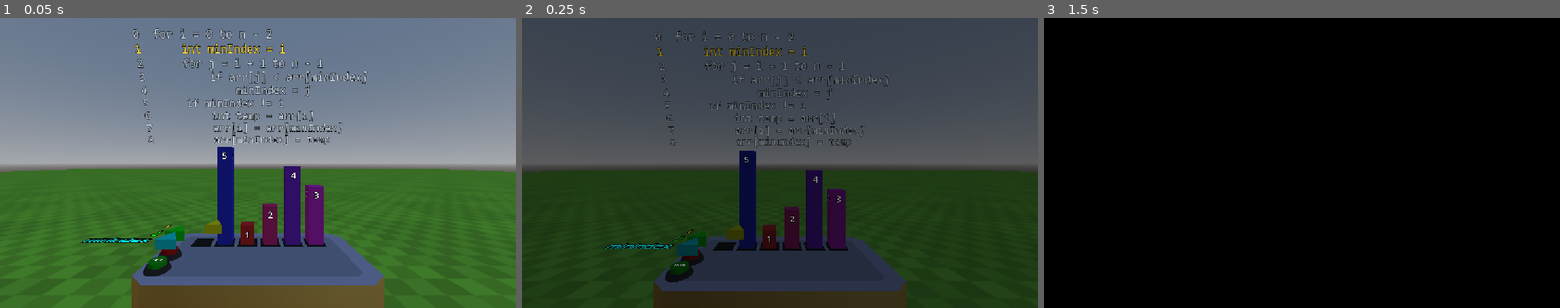
Above: before the commit, frames 1-3 (left to right).
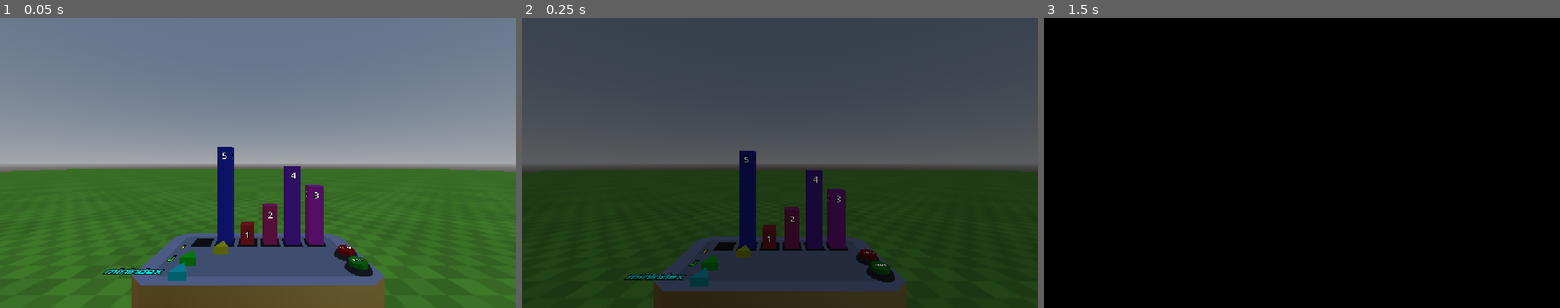
Above: after the commit, the same moments.

Repository: FlashCanBuild/SortingVR
Game: Godot game, scene res://scenes/main.tscn
The game is run twice, just before and just after one commit, with the same random seed, the same clock (stepped at 60 frames per second) and the same inputs.
Inputs (mouse positions are in pixels of both pictures, inside the frame that each line leads up to):
- Up to frame 1 (0.05 s): no input
- Up to frame 2 (0.25 s): no input
- Up to frame 3 (1.5 s): tap Enter (ui_accept) at 0.5, 0.77, 1.07, 1.25 s; move the mouse to (1415, 148) at 0.52 s; hold Right (ui_right) 0.53-1.25 s; click (1415, 148) at 0.67 s; drag from (1198, 177) to (1276, 221) at 1.27 s

The runs differ from the first frame. In frame 1, 4.7% of the frame differs, in the area x 15-73%, y 3-91%; in frame 2, 4.1%; in frame 3, nothing differs.

Commit message:
floating pseudocode panel among other slider fixes

Diff:
--- /dev/null
+++ b/game/scenes/FloatingPanel.tscn
@@ -0,0 +1,29 @@
+[gd_scene format=3 uid="uid://ckxx8x0g4dbb3"]
+
+[ext_resource type="PackedScene" uid="uid://c8l60rnugru40" path="res://addons/godot-xr-tools/objects/pickable.tscn" id="1_158do"]
+[ext_resource type="Script" uid="uid://pyxdhd03rt28" path="res://scripts/ui/FloatingPanel.gd" id="2_vd4ox"]
+[ext_resource type="PackedScene" uid="uid://clujaf3u776a3" path="res://addons/godot-xr-tools/objects/viewport_2d_in_3d.tscn" id="3_vd4ox"]
+
+[sub_resource type="BoxShape3D" id="BoxShape3D_158do"]
+size = Vector3(3.007, 1.984, 0.001)
+
+[node name="FloatingPanel" unique_id=1706569191 node_paths=PackedStringArray("display", "body_shape") instance=ExtResource("1_158do")]
+collision_mask = 1
+gravity_scale = 0.0
+linear_damp = 1.5
+angular_damp = 3.0
+script = ExtResource("2_vd4ox")
+content_scene = null
+resolution = Vector2(1152, 648)
+width = 1.2
+thickness = 0.03
+display = NodePath("Display")
+body_shape = NodePath("CollisionShape3D")
+
+[node name="CollisionShape3D" parent="." index="0"]
+shape = SubResource("BoxShape3D_158do")
+
+[node name="Display" parent="." index="1" unique_id=414751920 instance=ExtResource("3_vd4ox")]
+transparent = 1
+unshaded = true
+scene_properties_keys = PackedStringArray()
--- a/game/scenes/PseudocodeBoard.tscn
+++ /dev/null
@@ -1,104 +0,0 @@
-[gd_scene format=3 uid="uid://b5l050stkv4v2"]
-
-[ext_resource type="Script" uid="uid://cp3x2fsc2ohni" path="res://scripts/ui/PseudocodeBoard.gd" id="1_s4lqp"]
-[ext_resource type="FontFile" uid="uid://b4sffrp8vc8qc" path="res://assets/fonts/CONSOLA.TTF" id="2_ihax8"]
-
-[node name="PseudocodeBoard" type="Node3D" unique_id=1050903606 node_paths=PackedStringArray("line_labels")]
-script = ExtResource("1_s4lqp")
-line_labels = [NodePath("CodeLabel"), NodePath("CodeLabel2"), NodePath("CodeLabel3"), NodePath("CodeLabel4"), NodePath("CodeLabel5"), NodePath("CodeLabel6"), NodePath("CodeLabel7"), NodePath("CodeLabel8"), NodePath("CodeLabel9"), NodePath("CodeLabel10"), NodePath("CodeLabel11"), NodePath("CodeLabel12")]
-
-[node name="CodeLabel" type="Label3D" parent="." unique_id=252320719]
-transform = Transform3D(1, 0, 0, 0, 1, 0, 0, 0, 1, 1.4901161e-08, -2.4214387e-08, 0)
-text = "Hello, this is a sample line!"
-font = ExtResource("2_ihax8")
-outline_size = 4
-horizontal_alignment = 0
-vertical_alignment = 0
-
-[node name="CodeLabel2" type="Label3D" parent="." unique_id=596339358]
-transform = Transform3D(1, 0, 0, 0, 1, 0, 0, 0, 1, 1.4901161e-08, -0.17500004, 0)
-text = "Console.WriteLine(\"Hello World!\");"
-font = ExtResource("2_ihax8")
-outline_size = 4
-horizontal_alignment = 0
-vertical_alignment = 0
-
-[node name="CodeLabel3" type="Label3D" parent="." unique_id=794389282]
-transform = Transform3D(1, 0, 0, 0, 1, 0, 0, 0, 1, 1.4901161e-08, -0.35000002, 0)
-text = "System.out.println(\"Hello World\");"
-font = ExtResource("2_ihax8")
-outline_size = 4
-horizontal_alignment = 0
-vertical_alignment = 0
-
-[node name="CodeLabel4" type="Label3D" parent="." unique_id=1290684987]
-transform = Transform3D(1, 0, 0, 0, 1, 0, 0, 0, 1, 0, -0.525, 0)
-text = "print(\"Hello World!\");"
-font = ExtResource("2_ihax8")
-outline_size = 4
-horizontal_alignment = 0
-vertical_alignment = 0
-
-[node name="CodeLabel5" type="Label3D" parent="." unique_id=760988068]
-transform = Transform3D(1, 0, 0, 0, 1, 0, 0, 0, 1, 0, -0.7, 0)
-text = "printf(\"Hello World!\");"
-font = ExtResource("2_ihax8")
-outline_size = 4
-horizontal_alignment = 0
-vertical_alignment = 0
-
-[node name="CodeLabel6" type="Label3D" parent="." unique_id=621827168]
-transform = Transform3D(1, 0, 0, 0, 1, 0, 0, 0, 1, 0, -0.875, 0)
-text = "cout << \"Hello World!\" << std::endl;"
-font = ExtResource("2_ihax8")
-outline_size = 4
-horizontal_alignment = 0
-vertical_alignment = 0
-
-[node name="CodeLabel7" type="Label3D" parent="." unique_id=1667736456]
-transform = Transform3D(1, 0, 0, 0, 1, 0, 0, 0, 1, 0, -1.05, 0)
-text = "console.log(\"Hello World!\");"
-font = ExtResource("2_ihax8")
-outline_size = 4
-horizontal_alignment = 0
-vertical_alignment = 0
-
-[node name="CodeLabel8" type="Label3D" parent="." unique_id=1552607929]
-transform = Transform3D(1, 0, 0, 0, 1, 0, 0, 0, 1, 0, -1.225, 0)
-text = "public static void main(String[] args)"
-font = ExtResource("2_ihax8")
-outline_size = 4
-horizontal_alignment = 0
-vertical_alignment = 0
-
-[node name="CodeLabel9" type="Label3D" parent="." unique_id=1260721465]
-transform = Transform3D(1, 0, 0, 0, 1, 0, 0, 0, 1, 0, -1.4, 0)
-text = "int main(int argc, char** argv)"
-font = ExtResource("2_ihax8")
-outline_size = 4
-horizontal_alignment = 0
-vertical_alignment = 0
-
-[node name="CodeLabel10" type="Label3D" parent="." unique_id=1621161864]
-transform = Transform3D(1, 0, 0, 0, 1, 0, 0, 0, 1, 0, -1.575, 0)
-text = "function main(int argc, string[] args)"
-font = ExtResource("2_ihax8")
-outline_size = 4
-horizontal_alignment = 0
-vertical_alignment = 0
-
-[node name="CodeLabel11" type="Label3D" parent="." unique_id=2002127967]
-transform = Transform3D(1, 0, 0, 0, 1, 0, 0, 0, 1, 0, -1.75, 0)
-text = "bash runTests.sh -f \"Writer's Block\""
-font = ExtResource("2_ihax8")
-outline_size = 4
-horizontal_alignment = 0
-vertical_alignment = 0
-
-[node name="CodeLabel12" type="Label3D" parent="." unique_id=1918304198]
-transform = Transform3D(1, 0, 0, 0, 1, 0, 0, 0, 1, 0, -1.925, 0)
-text = "More text, blah blah blah blah"
-font = ExtResource("2_ihax8")
-outline_size = 4
-horizontal_alignment = 0
-vertical_alignment = 0
--- /dev/null
+++ b/game/scenes/PseudocodePanel.tscn
@@ -0,0 +1,26 @@
+[gd_scene format=3 uid="uid://b5l050stkv4v2"]
+
+[ext_resource type="Script" uid="uid://cp3x2fsc2ohni" path="res://scripts/ui/PseudocodePanel.gd" id="1_s4lqp"]
+
+[sub_resource type="StyleBoxFlat" id="StyleBoxFlat_kqfgo"]
+bg_color = Color(0, 0, 0, 0.49803922)
+border_width_left = 4
+border_width_top = 4
+border_width_right = 4
+border_width_bottom = 4
+border_color = Color(0, 0, 0, 0.78431374)
+border_blend = true
+
+[node name="PseudocodePanel" type="PanelContainer" unique_id=450814662 node_paths=PackedStringArray("lines_box", "margin_box")]
+offset_right = 1152.0
+offset_bottom = 648.0
+theme_override_styles/panel = SubResource("StyleBoxFlat_kqfgo")
+script = ExtResource("1_s4lqp")
+lines_box = NodePath("VBoxContainer")
+margin_box = NodePath("MarginContainer")
+
+[node name="MarginContainer" type="MarginContainer" parent="." unique_id=1371605004]
+layout_mode = 2
+
+[node name="VBoxContainer" type="VBoxContainer" parent="." unique_id=521894342]
+layout_mode = 2
--- a/game/scenes/Slot.tscn
+++ b/game/scenes/Slot.tscn
@@ -13,6 +13,7 @@
 [sub_resource type="StandardMaterial3D" id="StandardMaterial3D_nhidb"]
 albedo_color = Color(0.16924527, 0.1692453, 0.16924527, 1)
 metallic = 0.35
+backlight_enabled = true
 
 [sub_resource type="BoxMesh" id="BoxMesh_2l3ww"]
 material = SubResource("StandardMaterial3D_nhidb")
--- a/game/scenes/main.tscn
+++ b/game/scenes/main.tscn
@@ -12,7 +12,7 @@
 [ext_resource type="Script" uid="uid://bf3alvab6gt5i" path="res://scripts/objects/SortingBoard.gd" id="11_qmy6f"]
 [ext_resource type="Script" uid="uid://cfudkq7l1sfws" path="res://scripts/logic/Referee.gd" id="13_mwfav"]
 [ext_resource type="PackedScene" uid="uid://calmpm8nssn3p" path="res://scenes/BlockRow.tscn" id="13_xa025"]
-[ext_resource type="PackedScene" uid="uid://b5l050stkv4v2" path="res://scenes/PseudocodeBoard.tscn" id="14_mwfav"]
+[ext_resource type="PackedScene" uid="uid://b5l050stkv4v2" path="res://scenes/PseudocodePanel.tscn" id="14_mwfav"]
 [ext_resource type="PackedScene" uid="uid://cfjj037dxmxgp" path="res://scenes/CompareButton.tscn" id="15_3p2gp"]
 [ext_resource type="Script" uid="uid://cvpm7yxn7y2xh" path="res://scripts/objects/SliderRack.gd" id="16_cvmbd"]
 [ext_resource type="PackedScene" uid="uid://dbroe5qah105h" path="res://assets/models/kenney_space_station_kit_glb/wall-banner.glb" id="17_1nqs0"]
@@ -21,35 +21,36 @@
 [ext_resource type="Script" uid="uid://dclgxu6qr26ua" path="res://scripts/ui/SnapPreview.gd" id="18_yxlcp"]
 [ext_resource type="PackedScene" uid="uid://dejq60lceyiwd" path="res://assets/models/kenney_space_station_kit_glb/wall-detail.glb" id="19_yxlcp"]
 [ext_resource type="PackedScene" uid="uid://c2kibqw1ches7" path="res://assets/models/kenney_space_station_kit_glb/table-large.glb" id="20_ebg2g"]
-
-[sub_resource type="AnimationNodeAnimation" id="AnimationNodeAnimation_1nqs0"]
+[ext_resource type="PackedScene" uid="uid://ckxx8x0g4dbb3" path="res://scenes/FloatingPanel.tscn" id="21_yxlcp"]
+
+[sub_resource type="AnimationNodeAnimation" id="AnimationNodeAnimation_yxlcp"]
 animation = &"Grip"
 
-[sub_resource type="AnimationNodeAnimation" id="AnimationNodeAnimation_1iba3"]
+[sub_resource type="AnimationNodeAnimation" id="AnimationNodeAnimation_ebg2g"]
 animation = &"Grip"
 
-[sub_resource type="AnimationNodeBlend2" id="AnimationNodeBlend2_yxlcp"]
+[sub_resource type="AnimationNodeBlend2" id="AnimationNodeBlend2_2ofn6"]
 filter_enabled = true
 filters = ["Armature/Skeleton3D:Little_Distal_L", "Armature/Skeleton3D:Little_Intermediate_L", "Armature/Skeleton3D:Lit …(932 unchanged characters)…
 
-[sub_resource type="AnimationNodeAnimation" id="AnimationNodeAnimation_ebg2g"]
+[sub_resource type="AnimationNodeAnimation" id="AnimationNodeAnimation_xa025"]
 animation = &"Grip 5"
 
-[sub_resource type="AnimationNodeBlend2" id="AnimationNodeBlend2_2ofn6"]
+[sub_resource type="AnimationNodeBlend2" id="AnimationNodeBlend2_36rkl"]
 filter_enabled = true
 filters = ["Armature/Skeleton3D:Index_Distal_L", "Armature/Skeleton3D:Index_Intermediate_L", "Armature/Skeleton3D:Index_Metacarpal_L", "Armature/Skeleton3D:Index_Proximal_L", "Armature/Skeleton:Index_Distal_L", "Armature/Skeleton:Index_Intermediate_L", "Armature/Skeleton:Index_Proximal_L"]
 
-[sub_resource type="AnimationNodeBlendTree" id="AnimationNodeBlendTree_xa025"]
+[sub_resource type="AnimationNodeBlendTree" id="AnimationNodeBlendTree_fs0b5"]
 graph_offset = Vector2(-536, 11)
-nodes/ClosedHand1/node = SubResource("AnimationNodeAnimation_1nqs0")
+nodes/ClosedHand1/node = SubResource("AnimationNodeAnimation_yxlcp")
 nodes/ClosedHand1/position = Vector2(-600, 300)
-nodes/ClosedHand2/node = SubResource("AnimationNodeAnimation_1iba3")
+nodes/ClosedHand2/node = SubResource("AnimationNodeAnimation_ebg2g")
 nodes/ClosedHand2/position = Vector2(-360, 300)
-nodes/Grip/node = SubResource("AnimationNodeBlend2_yxlcp")
+nodes/Grip/node = SubResource("AnimationNodeBlend2_2ofn6")
 nodes/Grip/position = Vector2(0, 20)
-nodes/OpenHand/node = SubResource("AnimationNodeAnimation_ebg2g")
+nodes/OpenHand/node = SubResource("AnimationNodeAnimation_xa025")
 nodes/OpenHand/position = Vector2(-600, 100)
-nodes/Trigger/node = SubResource("AnimationNodeBlend2_2ofn6")
+nodes/Trigger/node = SubResource("AnimationNodeBlend2_36rkl")
 nodes/Trigger/position = Vector2(-360, 20)
 node_connections = [&"output", 0, &"Grip", &"Grip", 0, &"Trigger", &"Grip", 1, &"ClosedHand2", &"Trigger", 0, &"OpenHand", &"Trigger", 1, &"ClosedHand1"]
 
@@ -224,12 +225,12 @@
 transform = Transform3D(1, 0, 0, 0, 1, 0, 0, 0, 1, 0, -0.5, 0)
 shape = SubResource("BoxShape3D_po5s0")
 
-[node name="SortingBoard" type="Node3D" parent="." unique_id=1314728863 node_paths=PackedStringArray("referee", "block_row", "pseudocode_board", "slider_rack", "true_button", "false_button", "snap_preview")]
+[node name="SortingBoard" type="Node3D" parent="." unique_id=1314728863 node_paths=PackedStringArray("referee", "block_row", "pseudocode_panel", "slider_rack", "true_button", "false_button", "snap_preview")]
 transform = Transform3D(1, 0, 0, 0, 1, 0, 0, 0, 1, 0, 0, 1.66)
 script = ExtResource("11_qmy6f")
 referee = NodePath("Referee")
 block_row = NodePath("BlockRow")
-pseudocode_board = NodePath("PseudocodeBoard")
+pseudocode_panel = NodePath("../Panels/Pseudocode Panel")
 slider_rack = NodePath("SliderRack")
 true_button = NodePath("TrueButton")
 false_button = NodePath("FalseButton")
@@ -243,17 +244,14 @@
 [node name="Referee" type="Node" parent="SortingBoard" unique_id=146909041]
 script = ExtResource("13_mwfav")
 
-[node name="PseudocodeBoard" parent="SortingBoard" unique_id=1050903606 instance=ExtResource("14_mwfav")]
-transform = Transform3D(-0.9999999, 2.2626676e-08, 8.444389e-08, -1.7763568e-15, 0.96592563, -0.25881895, -8.742277e-08, -0.25881898, -0.9659255, 1.6586269, 3.4572542, 0.8220948)
-
 [node name="TrueButton" parent="SortingBoard" unique_id=1994112145 instance=ExtResource("15_3p2gp")]
-transform = Transform3D(-1, 0, 8.742278e-08, 0, 1, 0, -8.742278e-08, 0, -1, 0.74000007, 0.91599995, -0.26499987)
+transform = Transform3D(-1, 0, 8.742278e-08, 0, 1, 0, -8.742278e-08, 0, -1, -0.74, 0.916, -0.265)
 compareType = true
 buttonText = "TRUE"
 color = Color(0, 0.72678816, 1.347661e-06, 1)
 
 [node name="FalseButton" parent="SortingBoard" unique_id=787987813 instance=ExtResource("15_3p2gp")]
-transform = Transform3D(-1, 0, 8.742278e-08, 0, 1, 0, -8.742278e-08, 0, -1, 0.73999995, 0.916, -0.06499991)
+transform = Transform3D(-1, 0, 8.742278e-08, 0, 1, 0, -8.742278e-08, 0, -1, -0.74, 0.916, -0.065)
 buttonText = "FALSE"
 color = Color(0.79897434, 4.379898e-06, 6.738305e-07, 1)
 
@@ -262,17 +260,17 @@
 anchor = NodePath("Marker3D")
 slider_scene = ExtResource("17_ft6cd")
 preview_row = NodePath("../BlockRow")
-SPACING = 0.125
+SPACING = 0.188
 
 [node name="Marker3D" type="Marker3D" parent="SortingBoard/SliderRack" unique_id=423188410]
-transform = Transform3D(-1, 0, -8.742278e-08, 0, 1, 0, 8.742278e-08, 0, -1, 0.22500038, 1.2099999, -0.24999993)
-
-[node name="table-large2" parent="SortingBoard" unique_id=1124905051 instance=ExtResource("20_ebg2g")]
+transform = Transform3D(-1, 0, -8.742278e-08, 0, 1, 0, 8.742278e-08, 0, -1, 0, 0.931, 0.03)
+
+[node name="Table" parent="SortingBoard" unique_id=1124905051 instance=ExtResource("20_ebg2g")]
 transform = Transform3D(1.25, 0, 0, 0, 2.25, 0, 0, 0, 1, 0, 0, 0)
 
-[node name="StaticBody3D" type="StaticBody3D" parent="SortingBoard/table-large2" unique_id=1325602503]
-
-[node name="CollisionShape3D" type="CollisionShape3D" parent="SortingBoard/table-large2/StaticBody3D" unique_id=68026738]
+[node name="StaticBody3D" type="StaticBody3D" parent="SortingBoard/Table" unique_id=1325602503]
+
+[node name="CollisionShape3D" type="CollisionShape3D" parent="SortingBoard/Table/StaticBody3D" unique_id=68026738]
 transform = Transform3D(1, 0, 0, 0, 1, 0, 0, 0, 1, 0, 0.2, 0)
 shape = SubResource("BoxShape3D_kqfgo")
 
@@ -300,5 +298,12 @@
 [node name="wall-detail2" parent="Building/Walls" unique_id=2013114548 instance=ExtResource("19_yxlcp")]
 transform = Transform3D(1, 0, 0, 0, 1.39, 0, 0, 0, 1, 0.925, 0, -3.513)
 
+[node name="Panels" type="Node3D" parent="." unique_id=239004174]
+
+[node name="Pseudocode Panel" parent="Panels" unique_id=1706569191 instance=ExtResource("21_yxlcp")]
+transform = Transform3D(1, 0, 0, 0, 1, 0, 0, 0, 1, 3.05, 1.75, 1.66)
+content_scene = ExtResource("14_mwfav")
+width = 0.6
+
 [editable path="XROrigin3D/LeftHand/LeftPhysicsHand"]
 [editable path="XROrigin3D/LeftHand/LeftPhysicsHand/Hand_Nails_L"]
--- a/game/scripts/objects/IndexSlider.gd
+++ b/game/scripts/objects/IndexSlider.gd
@@ -51,7 +51,7 @@
 	_step = step
 	_locked = variable.loop_controlled and auto_move
 	name_label.text = str(variable.name)
-	name_label.position = Vector3(-step - LABEL_MARGIN, 0.0, 0.0)
+	name_label.position.x = -step - LABEL_MARGIN
 	slider.slider_steps = 0.0
 	slider.slider_limit_min = -step
 	slider.slider_limit_max = (count - 1) * step
--- a/game/scripts/objects/SortingBoard.gd
+++ b/game/scripts/objects/SortingBoard.gd
@@ -8,7 +8,7 @@
 ## A series of [Slot]s to hold array values
 @export var block_row: BlockRow
 ## A display of a sorting algorithm's pseudocode
-@export var pseudocode_board: PseudocodeBoard
+@export var pseudocode_panel: FloatingPanel
 ## The slider rack
 @export var slider_rack: SliderRack
 ## A button to press upon a [CompareStep] necessitating `true`
@@ -51,9 +51,15 @@
 var _busy: bool = false
 ##
 var _last_compare_time: float = -INF
+##
+var _pseudocode: PseudocodePanel
 
 ## Connect signals and set up the SortingBoard upon start.
 func _ready() -> void:
+	if not pseudocode_panel.is_node_ready():
+		await pseudocode_panel.ready
+	_pseudocode = pseudocode_panel.content as PseudocodePanel
+	assert(_pseudocode != null, "SortingBoard: the panel's content is not a PseudocodePanel")
 	array_size = block_row.slots.size() # don't guess on array size
 	assert(array_size != null and array_size > 0, "SortingBoard: Number of slots is undefined or nonpositive!")
 	# Connect signals
@@ -90,8 +96,8 @@
 	_values = values.duplicate()
 	_rebuild_blocks()
 	slider_rack.setup(_algorithm.get_variables(), block_row, _values.size(), auto_move_loop_variables)
-	if pseudocode_board != null:
-		pseudocode_board.set_pseudocode(_algorithm.get_pseudocode())
+	if _pseudocode:
+		_pseudocode.set_pseudocode(_algorithm.get_pseudocode())
 	referee.start(_algorithm, _values, auto_move_loop_variables)
 
 ## Rebuild the blocks on top of the slots
@@ -184,8 +190,8 @@
 func _on_step_advanced(waiting_for: Step, narrated: Array) -> void:
 	_apply_narrated(narrated)
 	print("waiting on pseudocode line ", waiting_for.line)
-	if pseudocode_board != null:
-		pseudocode_board.point_at(waiting_for.line)
+	if _pseudocode:
+		_pseudocode.point_at(waiting_for.line)
 	if debug_autoplay_non_moves and not (waiting_for is MoveStep or waiting_for is CompareStep):
 		call_deferred("_autoplay", waiting_for, _generation)
 
@@ -237,8 +243,8 @@
 func _on_finished(narrated: Array) -> void:
 	print("finished")
 	_apply_narrated(narrated)
-	if pseudocode_board != null:
-		pseudocode_board.point_at(-1)
+	if _pseudocode:
+		_pseudocode.point_at(-1)
 
 func _apply_narrated(narrated: Array) -> void:
 	for step in narrated:
--- /dev/null
+++ b/game/scripts/ui/FloatingPanel.gd
@@ -0,0 +1,27 @@
+class_name FloatingPanel
+extends XRToolsPickable
+
+@export var content_scene: PackedScene
+@export var resolution := Vector2(1152.0, 648.0)
+@export var width := 1.2
+@export var thickness := 0.03
+@export var display: XRToolsViewport2DIn3D
+@export var body_shape: CollisionShape3D
+
+var content: Control
+var panel_size: Vector2
+
+func _ready() -> void:
+	super()
+	assert(content_scene != null, "FloatingPanel: content_scene is not set")
+	assert(body_shape.shape is BoxShape3D, "FloatingPanel: the body shape needs a BoxShape3D")
+	panel_size = Vector2(width, width * resolution.y / resolution.x)
+	display.screen_size = panel_size
+	display.viewport_size = resolution
+	var shape := body_shape.shape.duplicate(true) as BoxShape3D
+	shape.size = Vector3(panel_size.x, panel_size.y, thickness)
+	body_shape.shape = shape
+	content = content_scene.instantiate() as Control
+	assert(content != null, "FloatingPanel: the content scene's root must be a Control")
+	display.get_node("Viewport").add_child(content)
+	content.set_anchors_and_offsets_preset(Control.PRESET_FULL_RECT)
--- a/game/scripts/ui/PseudocodeBoard.gd
+++ /dev/null
@@ -1,29 +0,0 @@
-## PseudocodeBoard displays the code for the sorting algorithm the user acts
-## out, highlighting the line of code they're currently on.
-class_name PseudocodeBoard
-extends Node3D
-
-## The array of [Label3D]s that are used for each line
-@export var line_labels: Array[Label3D] = []
-## The default [Color] of the board's text
-@export var normal_color: Color = Color(0.75, 0.8, 0.85)
-## The highlighted [Color] of the board's text
-@export var highlight_color: Color = Color(1.0, 0.85, 0.2)
-
-## Private state variable for seeing lines of pseudocode
-var _lines: Array[String] = []
-
-## Set [member _lines] to the lines of a sorting algorithm, and update the
-## board's labels
-func set_pseudocode(lines: Array[String]) -> void:
-	assert(lines.size() <= line_labels.size(), "PseudocodeBoard: not enough line labels for this algorithm")
-	_lines = lines.duplicate()
-	for i in line_labels.size():
-		line_labels[i].text = "%d  %s" % [i, _lines[i]] if i < _lines.size() else ""
-	point_at(-1)
-
-## Set the current "focus" at a specific line (highlight it, point arrow to it, etc)[br]
-## @param line line to highlight
-func point_at(line: int) -> void:
-	for i in line_labels.size():
-		line_labels[i].modulate = highlight_color if i == line else normal_color
--- /dev/null
+++ b/game/scripts/ui/PseudocodePanel.gd
@@ -0,0 +1,63 @@
+## PseudocodePanel displays the code for the sorting algorithm the user acts
+## out, highlighting the line of code they're currently on.
+class_name PseudocodePanel
+extends PanelContainer
+
+## The array of line controls that are used for each line
+@export var lines_box: VBoxContainer
+## The default [Color] of the board's text
+@export var normal_color := Color(1.0, 1.0, 1.0, 1.0)
+## The highlighted [Color] of the board's text
+@export var highlight_color: Color = Color(1.0, 0.85, 0.2, 1.0)
+##
+@export var margin_box: MarginContainer
+##
+@export var max_font_size := 64
+
+const REFERENCE_SIZE := 100
+
+## Private state variable for seeing lines of pseudocode
+var _labels: Array[Label] = []
+
+func _ready() -> void:
+	resized.connect(_fit_text)
+
+## Set [member _lines_box] to the lines of a sorting algorithm, and update the
+## board's labels
+func set_pseudocode(lines: Array[String]) -> void:
+	for label in _labels:
+		label.queue_free()
+	_labels.clear()
+	for i in lines.size():
+		var label := Label.new()
+		label.text = "%d  %s" % [i, lines[i]]
+		lines_box.add_child(label)
+		_labels.append(label)
+	_fit_text()
+	point_at(-1)
+
+## Set the current "focus" at a specific line (highlight it, point arrow to it, etc)[br]
+## @param line line to highlight
+func point_at(line: int) -> void:
+	for i in _labels.size():
+		var color := highlight_color if i == line else normal_color
+		_labels[i].add_theme_color_override("font_color", color)
+
+func _fit_text() -> void:
+	if _labels.is_empty():
+		return
+	var font := _labels[0].get_theme_font("font")
+	var widest := 0.0
+	for label in _labels:
+		widest = maxf(widest, font.get_string_size(label.text, HORIZONTAL_ALIGNMENT_LEFT, -1, REFERENCE_SIZE).x)
+	var gaps := lines_box.get_theme_constant("separation") * (_labels.size() - 1)
+	var spacing := _labels[0].get_theme_constant("line_spacing") * _labels.size()
+	var margins := Vector2(
+		margin_box.get_theme_constant("margin_left") + margin_box.get_theme_constant("margin_right"),
+		margin_box.get_theme_constant("margin_top") + margin_box.get_theme_constant("margin_bottom"))
+	var available := size - get_theme_stylebox("panel").get_minimum_size() - margins
+	var line_height := font.get_height(REFERENCE_SIZE)
+	var ratio := minf(available.x / widest, (available.y - gaps - spacing) / (line_height * _labels.size()))
+	var fitted := clampi(floori(REFERENCE_SIZE * ratio), 1, max_font_size)
+	for label in _labels:
+		label.add_theme_font_size_override("font_size", fitted)
Not shown: 1 places in game/scenes/main.tscn that only renumber resources
Not shown, added: game/scripts/ui/FloatingPanel.gd.uid
Renamed: game/scripts/ui/PseudocodeBoard.gd.uid -> game/scripts/ui/PseudocodePanel.gd.uid
Not shown, changed: docs/devlogs/2026-11-24.md
